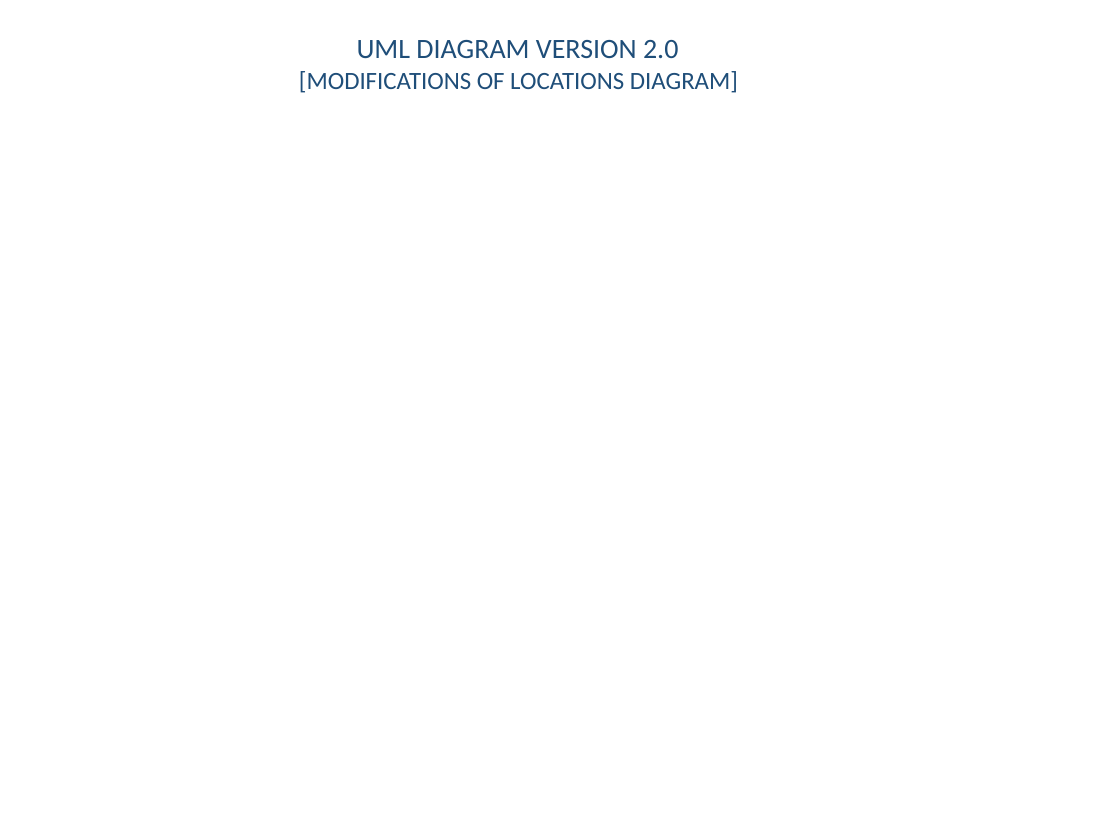
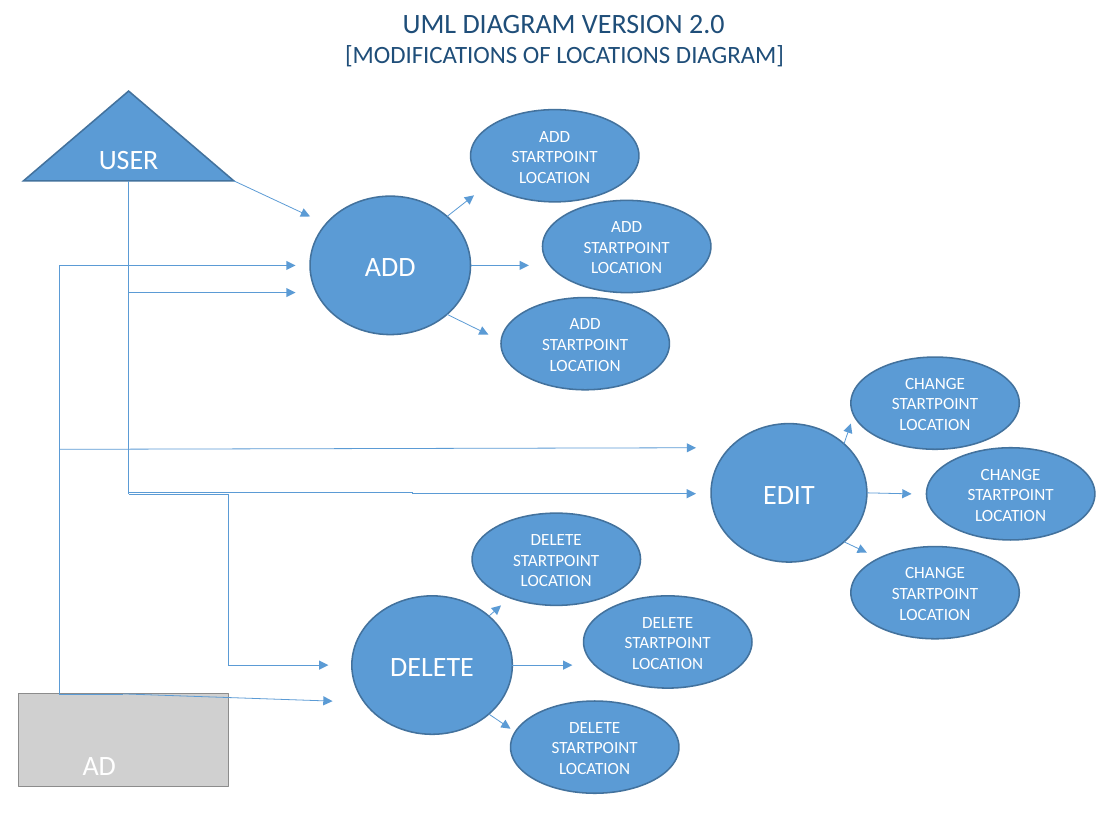
Before and after one commit to chrisp33/UMBC-CMSC_345_TWIX, a slide deck: slide 3 of Documents/Diagrams/UML_Diagram_Version_2 [Draft_in_Progress].pptx. Drawn at 1120x840 pixels with LibreOffice and Linux fonts; fonts in the diff are those of the drawing; grey boxes stand for pictures. Boxes give left, top, right and bottom in pixels: in the first picture for what was removed or moved away, otherwise in the second. Text is boxed around its words. In the diff, an @@ line names an element or a change of style, - is before the commit and + after.

```diff
--- a/Documents/Diagrams/UML_Diagram_Version_2 [Draft_in_Progress].pptx
+++ b/Documents/Diagrams/UML_Diagram_Version_2 [Draft_in_Progress].pptx
@@ text "UML DIAGRAM VERSION 2.0": place and size @@
-text "UML DIAGRAM VERSION 2.0" at (299, 40, 738, 93)
+text "UML DIAGRAM VERSION 2.0" at (345, 15, 784, 67)
@@ triangle added at (24, 91, 234, 180), fill #5B9BD5, outline #43739E 1 pt, 18 pt, text #FFFFFF @@
+USER
@@ line added from (129, 494) to (129, 180), #5B9BD5 0.5 pt @@
@@ arrow added from (234, 180) to (310, 216), #5B9BD5 0.5 pt @@
@@ arrow added from (447, 216) to (474, 195), #5B9BD5 0.5 pt @@
@@ line added from (59, 449) to (59, 265), #5B9BD5 0.5 pt @@
@@ arrow added from (59, 265) to (296, 265), #5B9BD5 0.5 pt @@
@@ arrow added from (470, 265) to (529, 265), #5B9BD5 0.5 pt @@
@@ arrow added from (129, 292) to (296, 292), #5B9BD5 0.5 pt @@
@@ group added at (310, 110, 710, 390): 4 ellipses @@
+ADD STARTPOINT LOCATION
+ADD
+ADD STARTPOINT LOCATION
+ADD STARTPOINT LOCATION
@@ arrow added from (447, 315) to (488, 335), #5B9BD5 0.5 pt @@
@@ ellipse added at (851, 357, 1019, 449), fill #5B9BD5, outline #43739E 1 pt, 11 pt, text #FFFFFF @@
+CHANGE STARTPOINT LOCATION
@@ line added from (59, 694) to (59, 449), #5B9BD5 0.5 pt @@
@@ arrow added from (59, 449) to (696, 448), #5B9BD5 0.5 pt @@
@@ ellipse added at (711, 423, 867, 562), fill #5B9BD5, outline #43739E 1 pt, 18 pt, text #FFFFFF @@
+EDIT
@@ arrow added from (844, 444) to (851, 423), #5B9BD5 0.5 pt @@
@@ ellipse added at (926, 448, 1094, 540), fill #5B9BD5, outline #43739E 1 pt, 11 pt, text #FFFFFF @@
+CHANGE STARTPOINT LOCATION
@@ elbow arrow added from (129, 493) to (696, 494), #5B9BD5 0.5 pt @@
@@ elbow arrow added from (129, 494) to (328, 665), #5B9BD5 0.5 pt @@
@@ arrow added from (867, 493) to (912, 494), #5B9BD5 0.5 pt @@
@@ ellipse added at (473, 513, 641, 605), fill #5B9BD5, outline #43739E 1 pt, 11 pt, text #FFFFFF @@
+DELETE STARTPOINT LOCATION
@@ arrow added from (844, 542) to (867, 552), #5B9BD5 0.5 pt @@
@@ ellipse added at (851, 547, 1019, 638), fill #5B9BD5, outline #43739E 1 pt, 11 pt, text #FFFFFF @@
+CHANGE STARTPOINT LOCATION
@@ ellipse added at (352, 596, 512, 735), fill #5B9BD5, outline #43739E 1 pt, 18 pt, text #FFFFFF @@
+DELETE
@@ ellipse added at (584, 596, 752, 688), fill #5B9BD5, outline #43739E 1 pt, 11 pt, text #FFFFFF @@
+DELETE STARTPOINT LOCATION
@@ arrow added from (488, 616) to (501, 606), #5B9BD5 0.5 pt @@
@@ arrow added from (512, 665) to (572, 665), #5B9BD5 0.5 pt @@
@@ picture added at (18, 694, 228, 787) @@
@@ line added from (123, 694) to (59, 694), #5B9BD5 0.5 pt @@
@@ arrow added from (123, 694) to (333, 701), #5B9BD5 0.5 pt @@
@@ arrow added from (488, 715) to (511, 729), #5B9BD5 0.5 pt @@
@@ ellipse added at (511, 701, 679, 793), fill #5B9BD5, outline #43739E 1 pt, 11 pt, text #FFFFFF @@
+DELETE STARTPOINT LOCATION
@@ text added at (72, 741, 144, 763), 18 pt, text #FFFFFF @@
+ADMIN
```
Also in this commit, not shown: 1 other slide changed, 2 other files.
